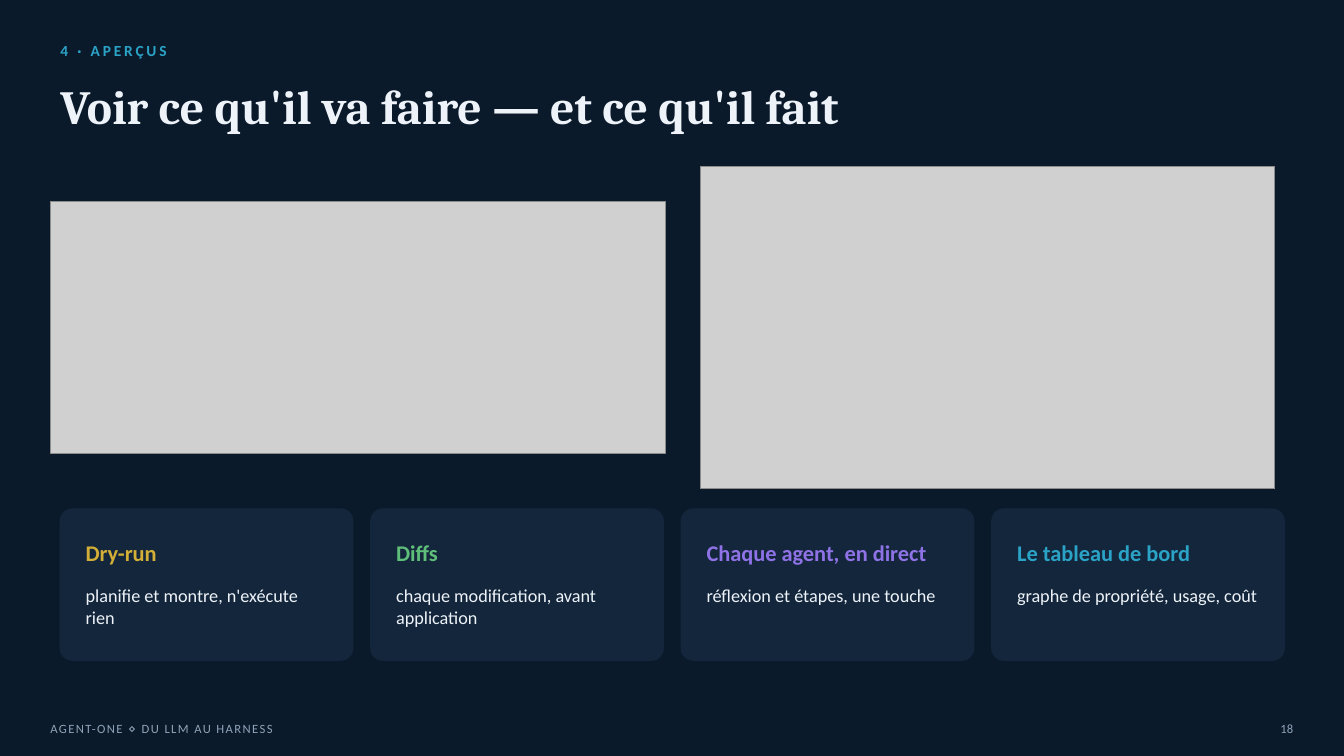
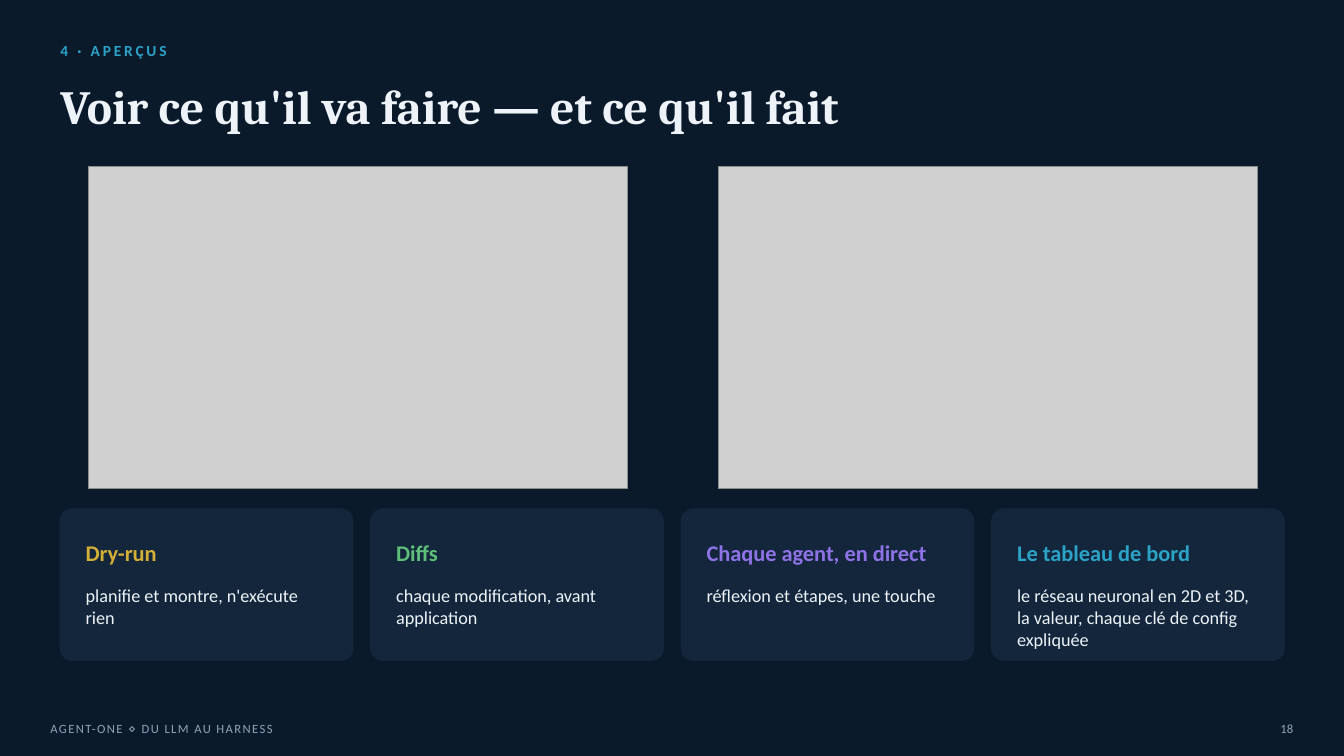
Before and after one commit to Kaginari/agent-one, a slide deck: slide 18 of presentations/harness-agent-one-fr.pptx. Drawn at 1344x756 pixels with LibreOffice and Linux fonts; fonts in the diff are those of the drawing; grey boxes stand for pictures. Boxes give left, top, right and bottom in pixels: in the first picture for what was removed or moved away, otherwise in the second. Text is boxed around its words. In the diff, an @@ line names an element or a change of style, - is before the commit and + after.

```diff
--- a/presentations/harness-agent-one-fr.pptx
+++ b/presentations/harness-agent-one-fr.pptx
@@ picture: place and size @@
-picture at bbox=[50, 202, 665, 453]
+picture at bbox=[89, 166, 628, 489]
@@ picture: place and size @@
-picture at bbox=[701, 166, 1275, 489]
+picture at bbox=[719, 166, 1258, 489]
@@ text at bbox=[1017, 589, 1248, 649]: text changed @@
-graphe de propriété, usage, coût
+le réseau neuronal en 2D et 3D, la valeur, chaque clé de config expliquée
```
Also in this commit, not shown: 5 other slides changed, 1 slide added, 3 other files.
